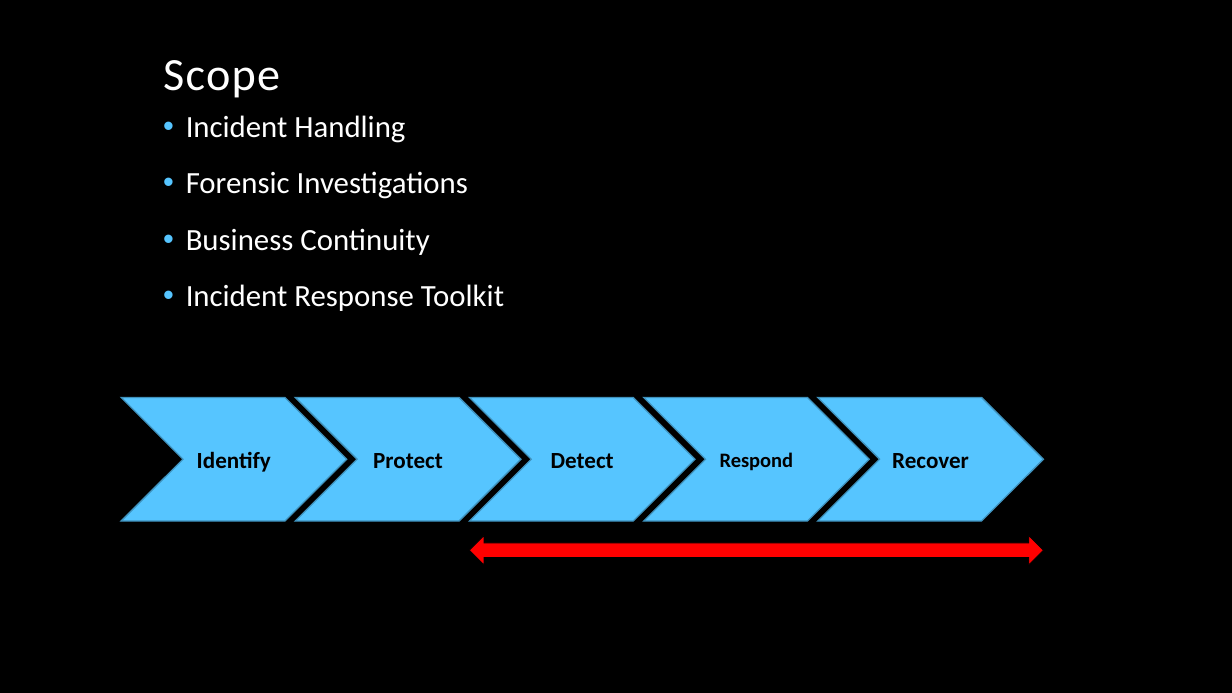
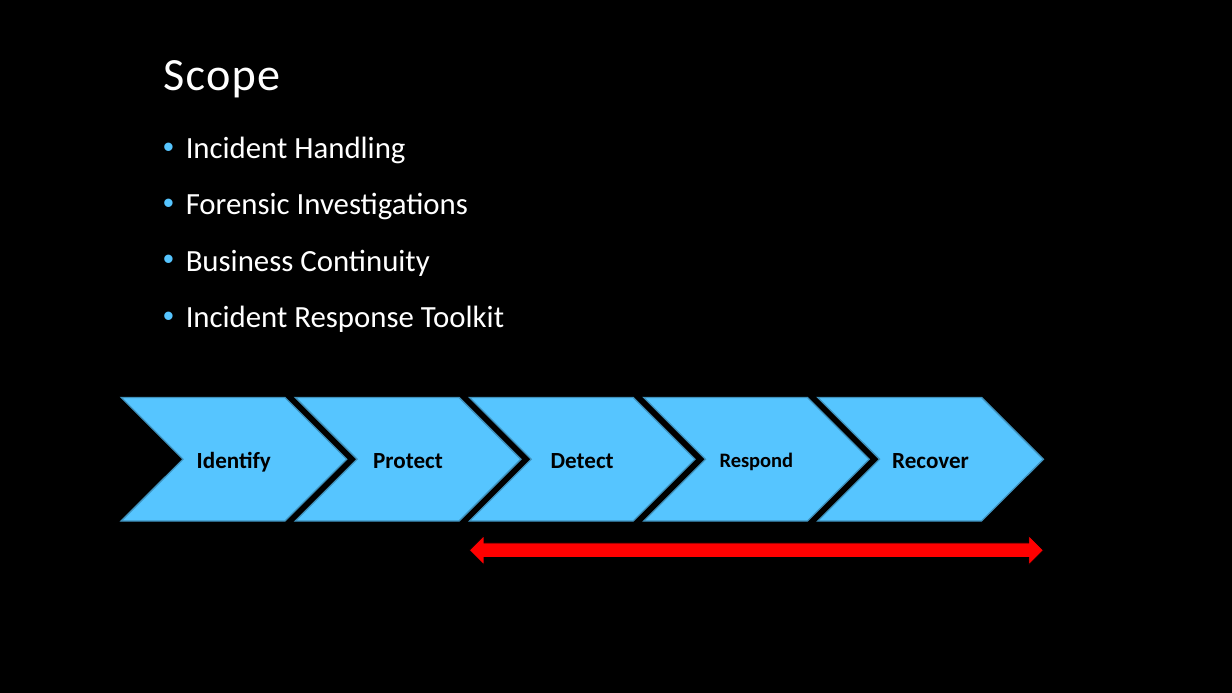
Before and after one commit to keiranwyllie/bootcamp, a slide deck: slide 2 of SSCP - Incident Response.pptx. Drawn at 1232x693 pixels with LibreOffice and Linux fonts; fonts in the diff are those of the drawing; background and template pictures are left out. Boxes give left, top, right and bottom in pixels: in the first picture for what was removed or moved away, otherwise in the second. Text is boxed around its words. In the diff, an @@ line names an element or a change of style, - is before the commit and + after.

```diff
--- a/SSCP - Incident Response.pptx
+++ b/SSCP - Incident Response.pptx
@@ text "Incident Handling" moved from (x1=186, y1=115, x2=504, y2=311) to (x1=186, y1=136, x2=504, y2=332) @@
```
Also in this commit, not shown: 1 other slide changed.
